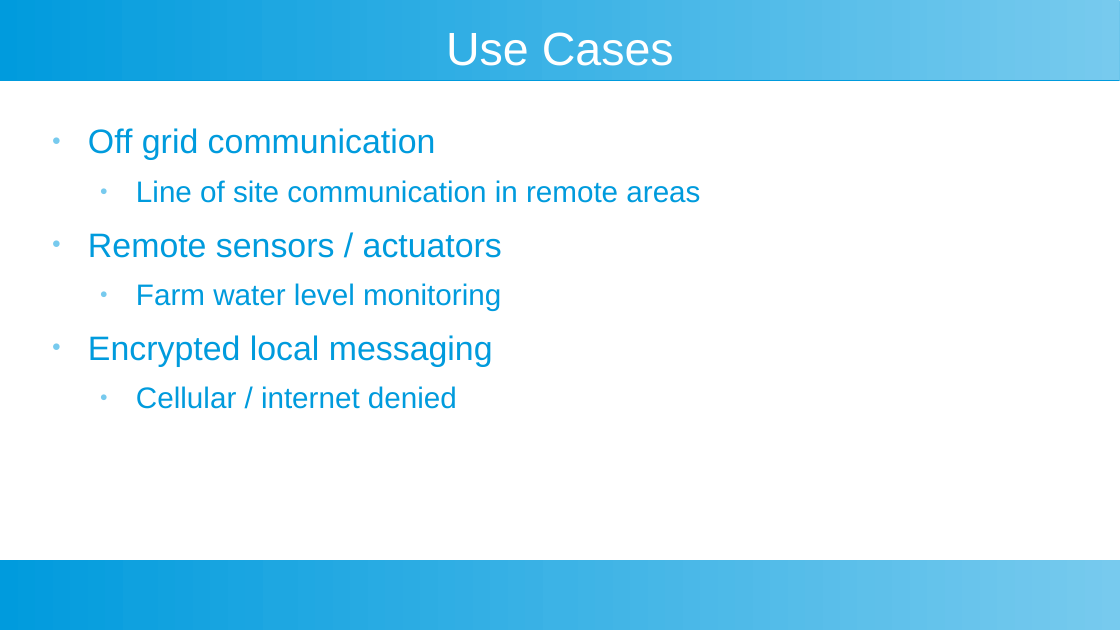
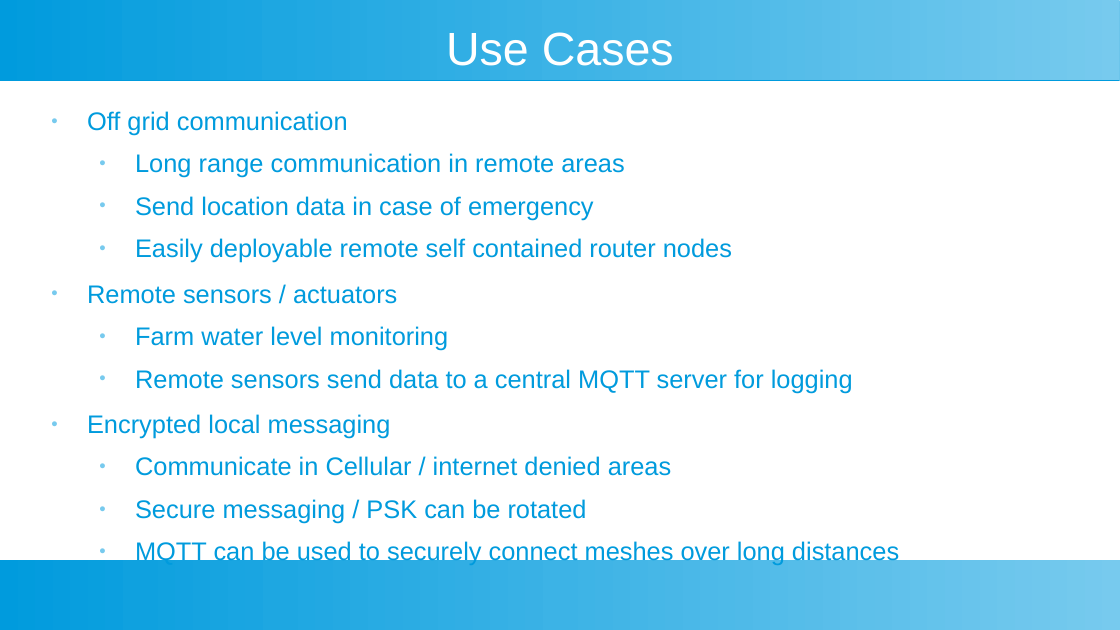
Before and after one commit to slapplebags/meshtastic-presentation, a slide deck: slide 7 of meshtestic presentation.odp (slide 8 before the commit). Drawn at 1120x630 pixels with LibreOffice and Linux fonts; fonts in the diff are those of the drawing. Boxes give left, top, right and bottom in pixels: in the first picture for what was removed or moved away, otherwise in the second. Text is boxed around its words. In the diff, an @@ line names an element or a change of style, - is before the commit and + after.

Commit message:
Add files via upload
final

```diff
--- a/meshtestic presentation.odp
+++ b/meshtestic presentation.odp
@@ text "Off grid communication": place and size @@
-text "Off grid communication" at box(88, 128, 700, 409)
+text "Off grid communication" at box(87, 111, 899, 566)
@@ text at box(87, 111, 449, 438): size 24 to 18 pt in "Off grid communication", "Remote sensors / actuators", "Encrypted local messaging"; size 21 to 18 pt in "Farm water level monitoring" @@
@@ text at box(135, 153, 732, 263): text changed; size 21 to 18 pt @@
-  ● Line of site communication in remote areas
+  ● Long range communication in remote areas
+  ● Send location data in case of emergency
+  ● Easily deployable remote self contained router nodes
@@ text at box(135, 369, 853, 393): paragraph added @@
+  ● Remote sensors send data to a central MQTT server for logging
@@ text at box(135, 456, 899, 566): text changed; size 21 to 18 pt @@
-  ● Cellular / internet denied
+  ● Communicate in Cellular / internet denied areas
+  ● Secure messaging / PSK can be rotated
+  ● MQTT can be used to securely connect meshes over long distances
```
Also in this commit, not shown: 4 other slides changed, 5 slides added, 1 slide removed.
